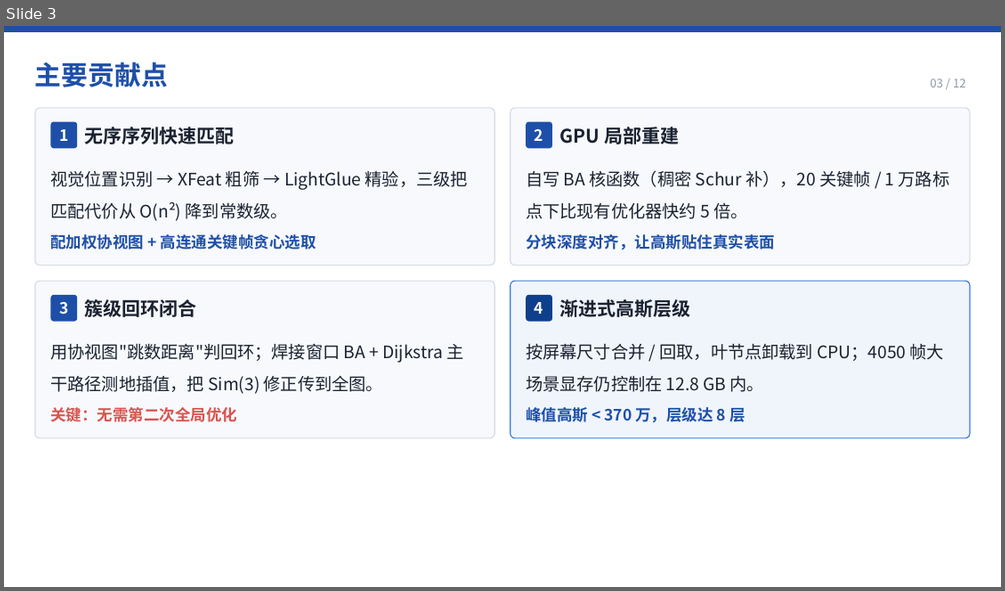
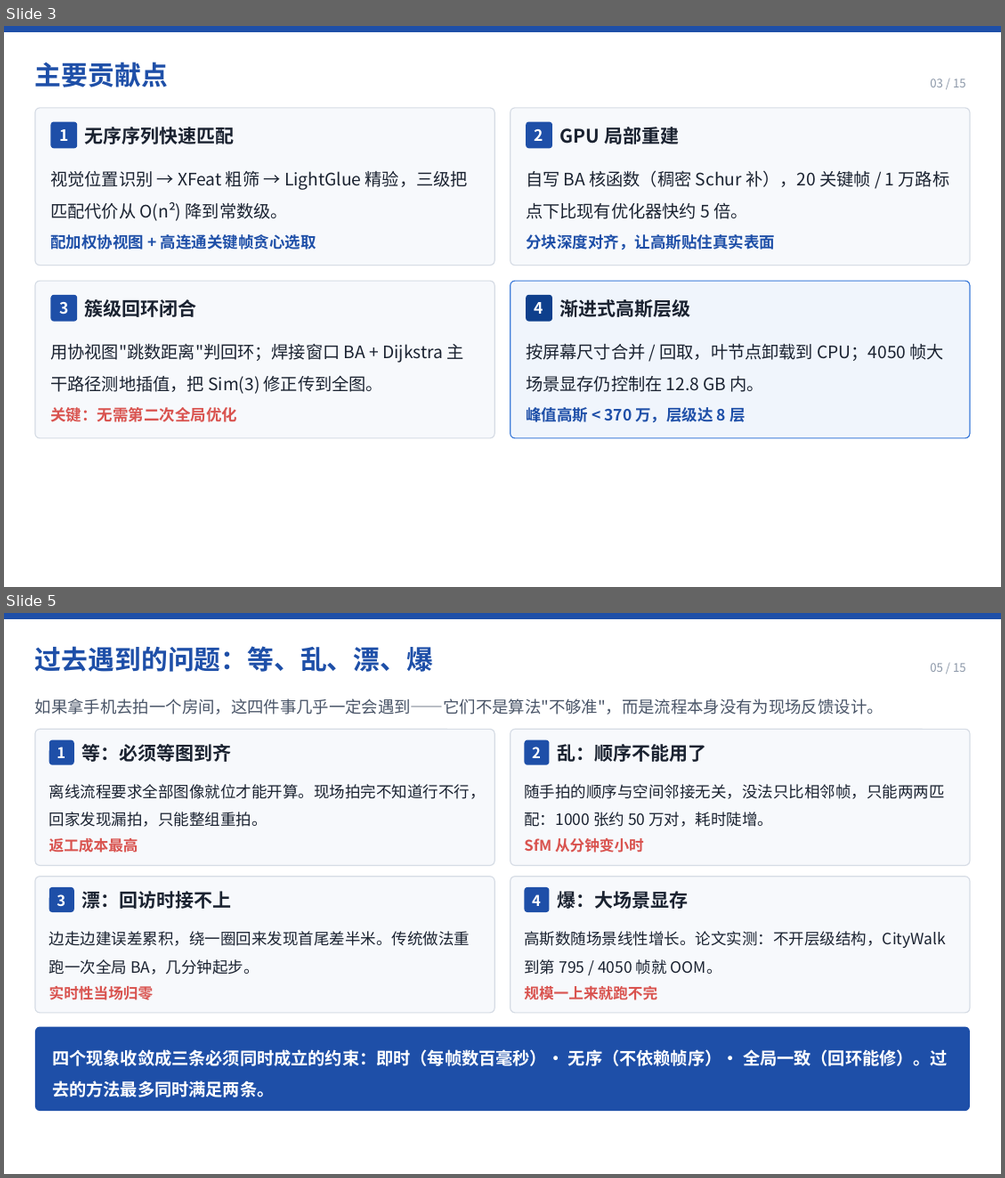
Before and after one commit to LeoZhengWei/ecnu-cs, a slide deck: ecnu-cg/02-PPT/PPT-即时三维高斯泼溅重建.pptx. Shown one above the other, each under a label of ours: slide 3 before the commit, slides 3 and 5 after it; the slides between them are not shown. The pictures are 1005x591 and 1005x1178 pixels, drawn with LibreOffice and Linux fonts; fonts in the diff are those of the drawing. Boxes give left, top, right and bottom in pixels: in the first picture for what was removed or moved away, otherwise in the second. Text is boxed around its words. In the diff, an @@ line names an element or a change of style, - is before the commit and + after.

```diff
--- a/ecnu-cg/02-PPT/PPT-即时三维高斯泼溅重建.pptx
+++ b/ecnu-cg/02-PPT/PPT-即时三维高斯泼溅重建.pptx
@@ slide 5 added at (4, 613, 1001, 1174), background #FFFFFF @@
@@ rectangle added at (4, 613, 1001, 619), fill #1E4FA8 @@
@@ text added at (35, 646, 433, 672), 25.5 pt, text #1E4FA8, bold @@
+过去遇到的问题：等、乱、漂、爆
@@ text added at (930, 663, 966, 672), 11.2 pt, text #8B97A8 @@
+05 / 15
@@ text added at (35, 698, 883, 714), 15.8 pt, text #4A5568 @@
+如果拿手机去拍一个房间，这四件事几乎一定会遇到——它们不是算法"不够准"，而是流程本身没有为现场反馈设计。
@@ rounded rectangle added at (35, 729, 495, 865), fill #F7F9FC, outline #D6DCE5 1 pt @@
@@ rounded rectangle added at (48, 740, 73, 765), fill #1E4FA8 @@
@@ text added at (81, 744, 231, 762), 18 pt, text #1A2230, bold @@
+等：必须等图到齐
@@ rounded rectangle added at (510, 729, 971, 865), fill #F7F9FC, outline #D6DCE5 1 pt @@
@@ rounded rectangle added at (525, 740, 550, 765), fill #1E4FA8 @@
@@ text added at (557, 744, 706, 762), 18 pt, text #1A2230, bold @@
+乱：顺序不能用了
@@ text added at (57, 747, 65, 758), 14.2 pt, text #FFFFFF, bold @@
+1
@@ text added at (532, 747, 541, 758), 14.2 pt, text #FFFFFF, bold @@
+2
@@ text added at (49, 784, 485, 827), 15 pt, text #1A2230 @@
+离线流程要求全部图像就位才能开算。现场拍完不知道行不行，回家发现漏拍，只能整组重拍。
@@ text added at (524, 784, 944, 827), 15 pt, text #1A2230 @@
+随手拍的顺序与空间邻接无关，没法只比相邻帧，只能两两匹配：1000 张约 50 万对，耗时陡增。
@@ text added at (49, 838, 138, 852), 14.2 pt, text #D9534F, bold @@
+返工成本最高
@@ text added at (524, 838, 644, 852), 14.2 pt, text #D9534F, bold @@
+SfM 从分钟变小时
@@ rounded rectangle added at (35, 876, 495, 1013), fill #F7F9FC, outline #D6DCE5 1 pt @@
@@ rounded rectangle added at (510, 876, 971, 1013), fill #F7F9FC, outline #D6DCE5 1 pt @@
@@ rounded rectangle added at (48, 887, 73, 912), fill #1E4FA8 @@
@@ text added at (57, 894, 65, 906), 14.2 pt, text #FFFFFF, bold @@
+3
@@ text added at (81, 891, 231, 908), 18 pt, text #1A2230, bold @@
+漂：回访时接不上
@@ rounded rectangle added at (525, 887, 550, 912), fill #1E4FA8 @@
@@ text added at (532, 894, 541, 906), 14.2 pt, text #FFFFFF, bold @@
+4
@@ text added at (557, 891, 688, 908), 18 pt, text #1A2230, bold @@
+爆：大场景显存
@@ text added at (49, 931, 469, 974), 15 pt, text #1A2230 @@
+边走边建误差累积，绕一圈回来发现首尾差半米。传统做法重跑一次全局 BA，几分钟起步。
@@ text added at (524, 931, 946, 974), 15 pt, text #1A2230 @@
+高斯数随场景线性增长。论文实测：不开层级结构，CityWalk 到第 795 / 4050 帧就 OOM。
@@ text added at (49, 986, 154, 1000), 14.2 pt, text #D9534F, bold @@
+实时性当场归零
@@ text added at (524, 986, 657, 1000), 14.2 pt, text #D9534F, bold @@
+规模一上来就跑不完
@@ rounded rectangle added at (35, 1027, 971, 1111), fill #1E4FA8 @@
@@ text added at (52, 1049, 947, 1097), 16.5 pt, text #FFFFFF, bold @@
+四个现象收敛成三条必须同时成立的约束：即时（每帧数百毫秒）· 无序（不依赖帧序）· 全局一致（回环能修）。过去的方法最多同时满足两条。
@@ slide 3 changed as well @@
@@ text at (930, 79, 966, 87): text changed @@
-03 / 12
+03 / 15
```
Also in this commit, not shown: 9 other slides changed, 4 other slides added, 2 slides removed, 26 other files.
